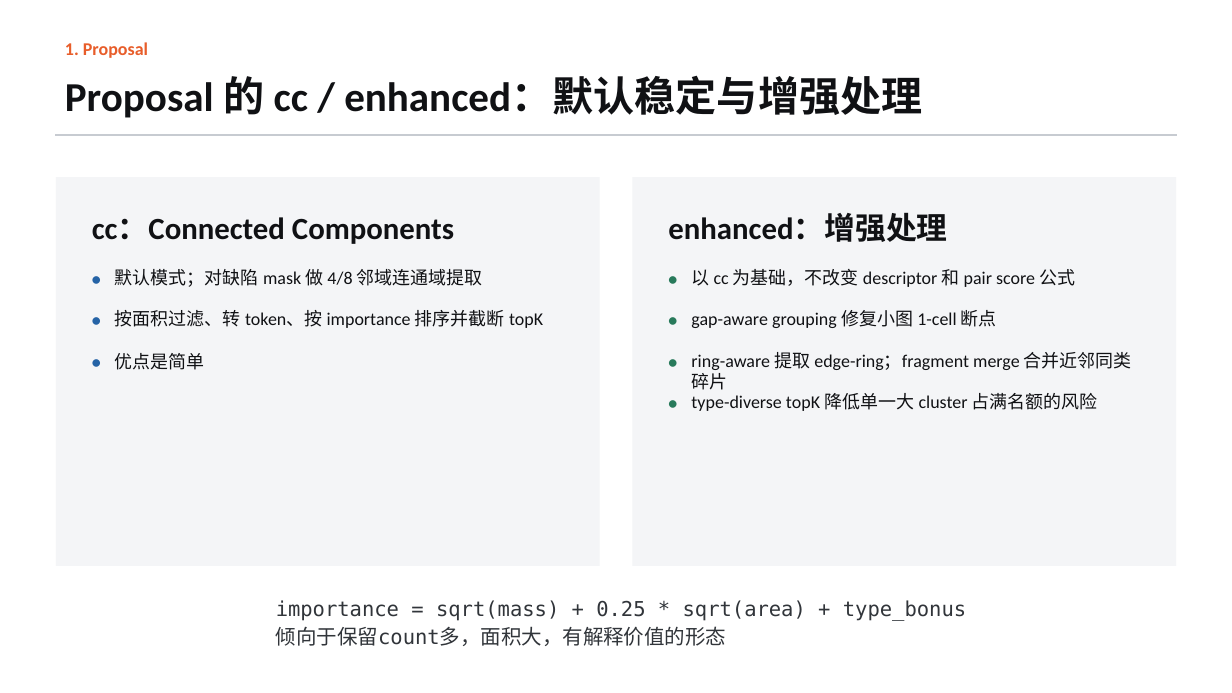
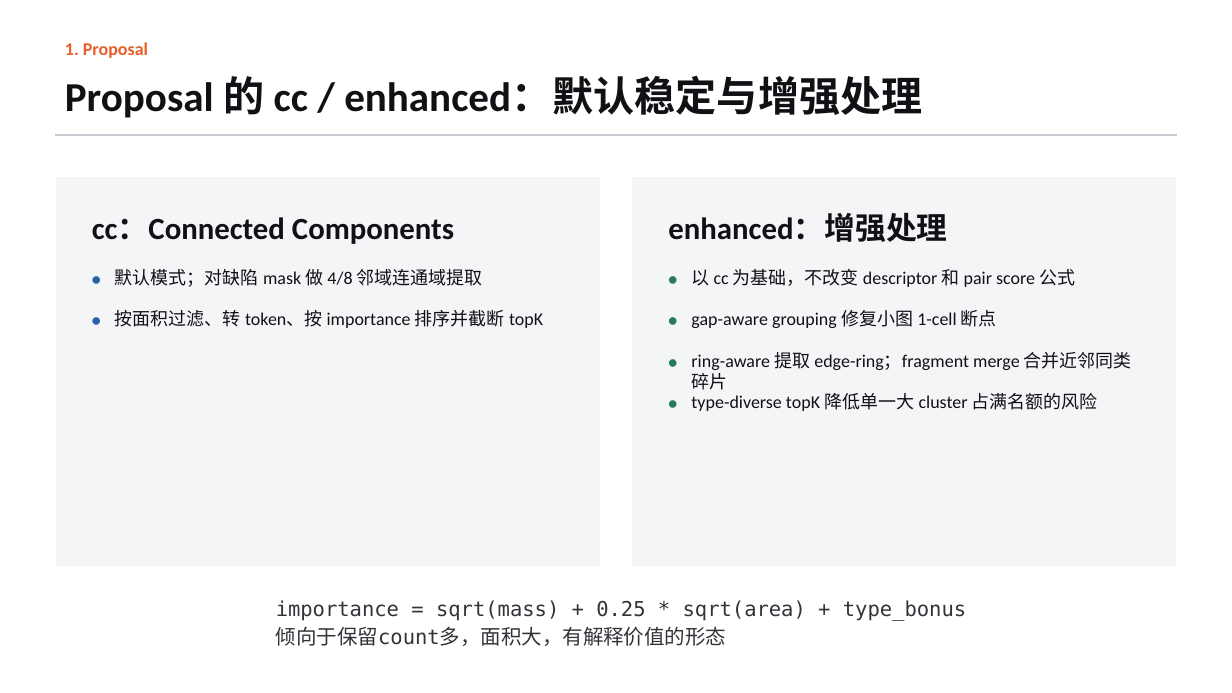
Before and after one commit to wkyKay/wbm-wdm-matching, a slide deck: slide 5 of wbm_wdm_matching_strategy.pptx. Drawn at 1232x693 pixels with LibreOffice and Linux fonts; fonts in the diff are those of the drawing. Boxes give left, top, right and bottom in pixels: in the first picture for what was removed or moved away, otherwise in the second. Text is boxed around its words. In the diff, an @@ line names an element or a change of style, - is before the commit and + after.

```diff
--- a/wbm_wdm_matching_strategy.pptx
+++ b/wbm_wdm_matching_strategy.pptx
@@ text removed at bbox=[83, 346, 103, 369] @@
-•
@@ text removed at bbox=[115, 353, 205, 370] @@
-优点是简单
```
Also in this commit, not shown: 5 other slides changed, 1 other file.
